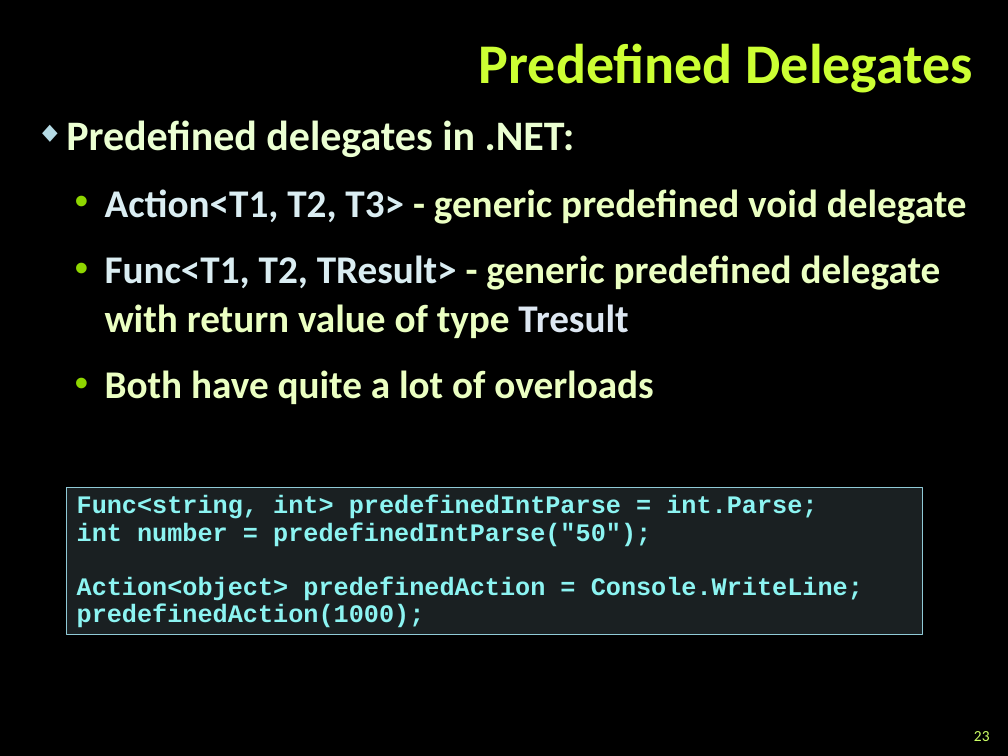
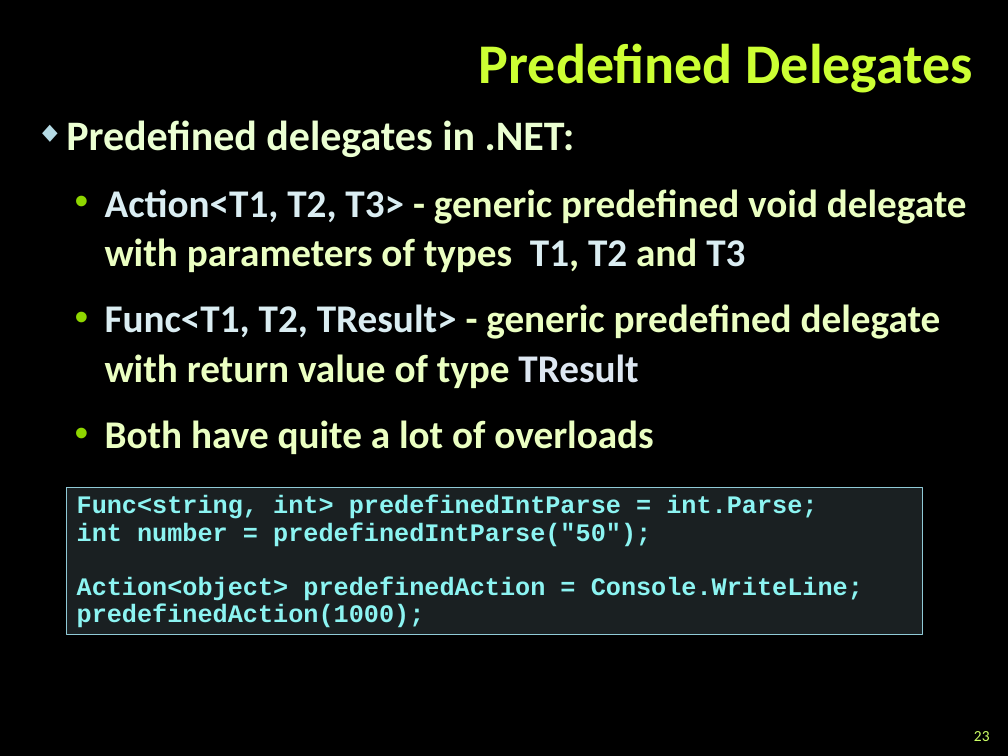
Before and after one commit to tddold/Telerik-Academy, a slide deck: slide 23 of Programming with C#/3. C# OOP/Presentations/Extension-Methods-Delegates-Lambda-LINQ.pptx. Drawn at 1008x756 pixels with LibreOffice and Linux fonts; fonts in the diff are those of the drawing; background and template pictures are left out. Boxes give left, top, right and bottom in pixels: in the first picture for what was removed or moved away, otherwise in the second. Text is boxed around its words. In the diff, an @@ line names an element or a change of style, - is before the commit and + after.

```diff
--- a/Programming with C#/3. C# OOP/Presentations/Extension-Methods-Delegates-Lambda-LINQ.pptx
+++ b/Programming with C#/3. C# OOP/Presentations/Extension-Methods-Delegates-Lambda-LINQ.pptx
@@ text at bbox=[105, 189, 967, 388]: text changed @@
-  • Action<T1, T2, T3> - generic predefined void delegate
-  • Func<T1, T2, TResult> - generic predefined delegate with return value of type Tresult
+  • Action<T1, T2, T3> - generic predefined void delegate with parameters of types T1, T2 and T3
+  • Func<T1, T2, TResult> - generic predefined delegate with return value of type TResult
```
Also in this commit, not shown: 12 other slides changed, 6 slides added, 6 slides removed, 12 other files.
